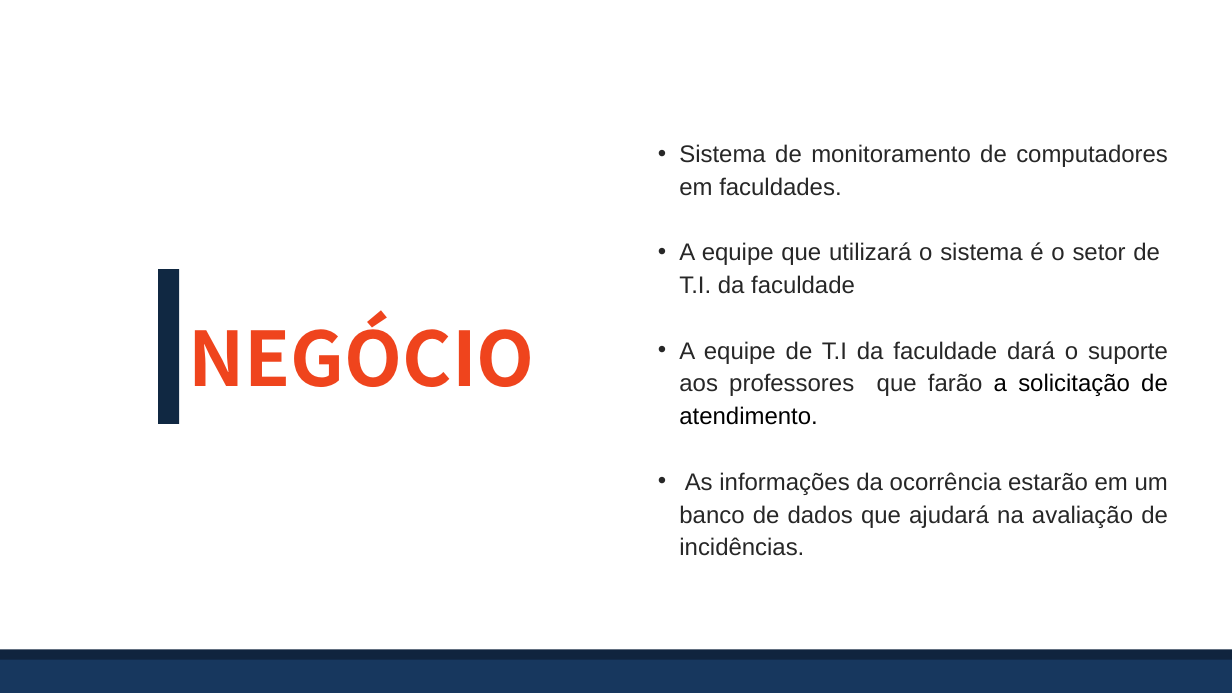
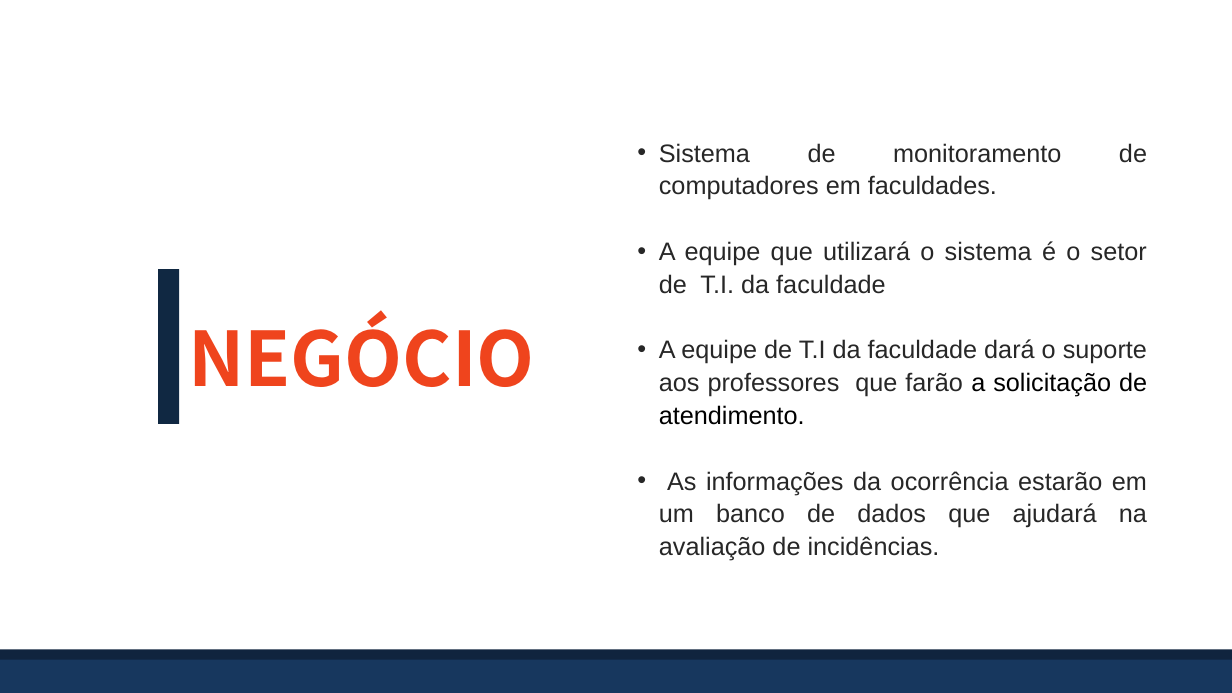
Before and after one commit to BandTec/grupo-05-adsa-20201, a slide deck: slide 3 of SuperVisorPower.pptx. Drawn at 1232x693 pixels with LibreOffice and Linux fonts; fonts in the diff are those of the drawing. Boxes give left, top, right and bottom in pixels: in the first picture for what was removed or moved away, otherwise in the second. Text is boxed around its words. In the diff, an @@ line names an element or a change of style, - is before the commit and + after.

```diff
--- a/SuperVisorPower.pptx
+++ b/SuperVisorPower.pptx
@@ text "Sistema de monitoramento de computadores ..." moved from (x1=679, y1=144, x2=1168, y2=556) to (x1=659, y1=143, x2=1147, y2=561) @@
@@ text "Sistema de monitoramento de computadores ..." at (x1=659, y1=143, x2=1147, y2=561): size 28 to 29.5 pt @@
```
Also in this commit, not shown: 4 other slides changed, 2 slides added, 2 slides removed.
